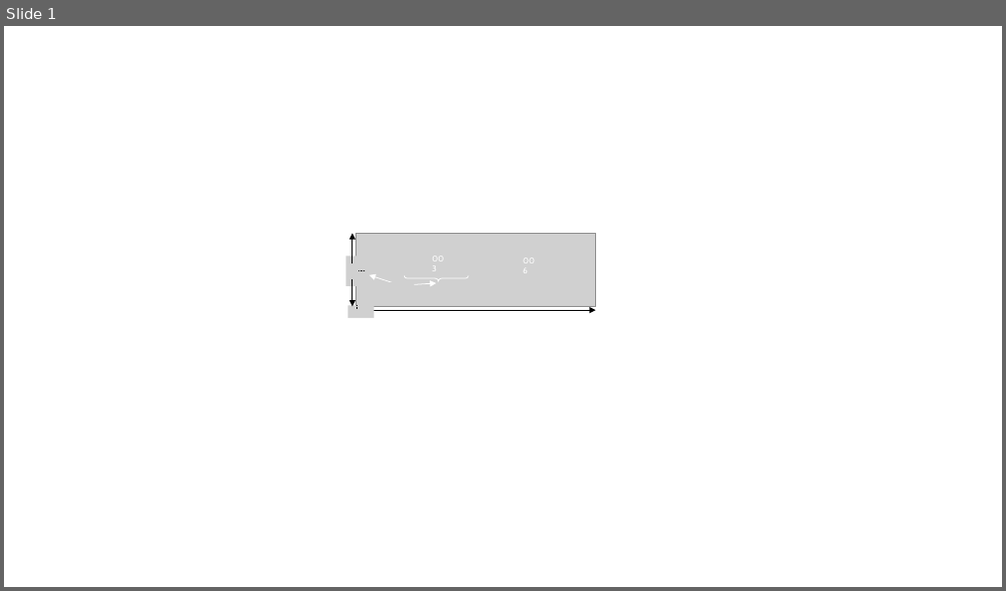
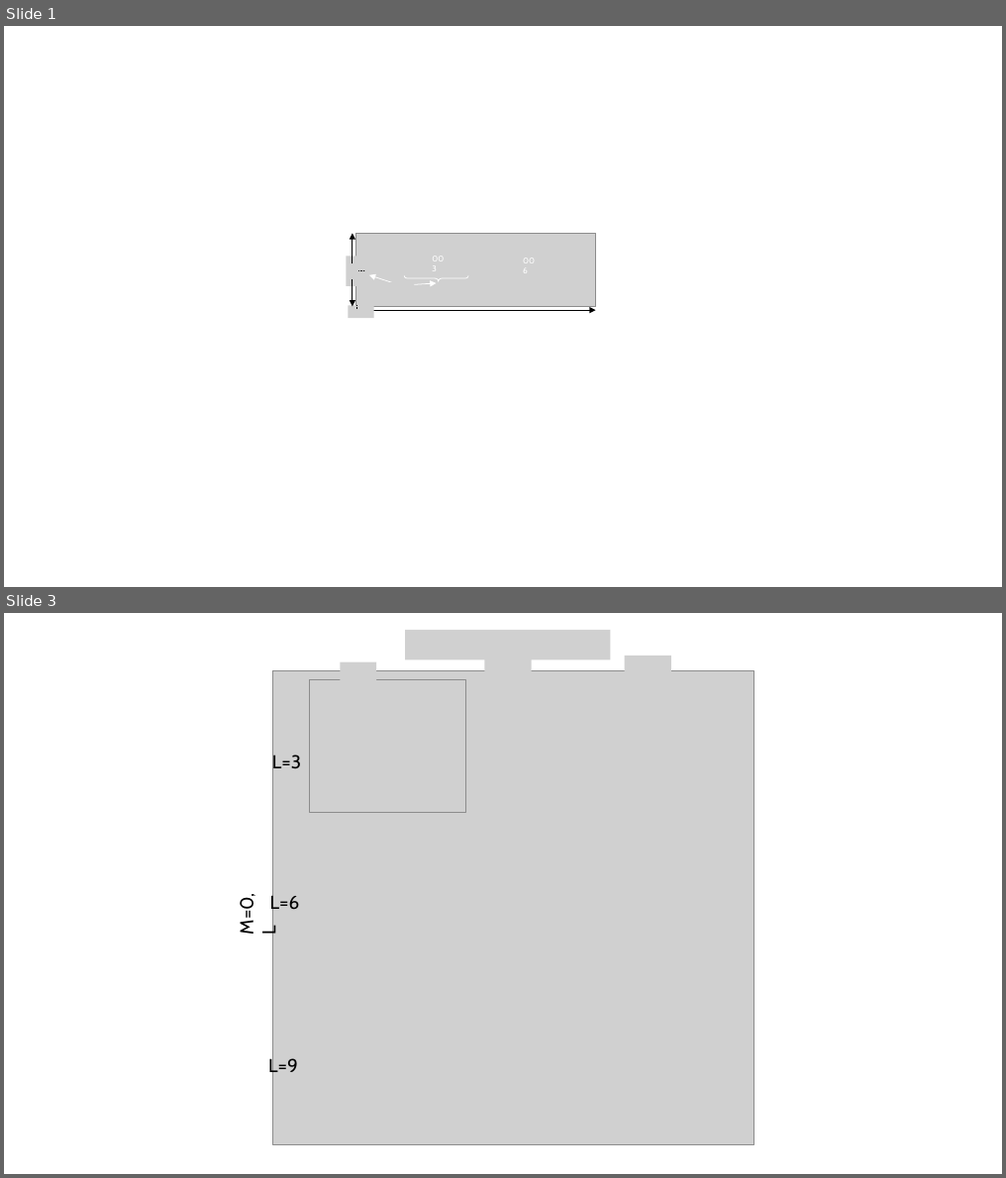
Before and after one commit to DVBeckwitt/2D-Manuscript-Draft, a slide deck: figures/results_ordered/starshape.pptx. Shown one above the other, each under a label of ours: slide 1 before the commit, slides 1 and 3 after it; the slides between them are not shown. The pictures are 1006x591 and 1006x1178 pixels, drawn with LibreOffice and Linux fonts; fonts in the diff are those of the drawing; grey boxes stand for pictures. Boxes give left, top, right and bottom in pixels: in the first picture for what was removed or moved away, otherwise in the second. Text is boxed around its words. In the diff, an @@ line names an element or a change of style, - is before the commit and + after.

```diff
--- a/figures/results_ordered/starshape.pptx
+++ b/figures/results_ordered/starshape.pptx
@@ slide 3 added at bbox=[4, 613, 1002, 1174], background #FFFFFF @@
@@ picture added at bbox=[405, 630, 611, 660] @@
@@ picture added at bbox=[272, 670, 754, 1146] @@
@@ picture added at bbox=[341, 663, 377, 692] @@
@@ picture added at bbox=[484, 656, 532, 685] @@
@@ picture added at bbox=[625, 656, 672, 685] @@
@@ picture added at bbox=[310, 679, 466, 813] @@
@@ text added at bbox=[272, 753, 301, 773], 18 pt, text #000000 @@
+L=3
@@ text added at bbox=[236, 897, 280, 935], 18 pt, text #000000 @@
+M=0, L
@@ text added at bbox=[270, 893, 300, 914], 18 pt, text #000000 @@
+L=6
@@ text added at bbox=[268, 1058, 298, 1078], 18 pt, text #000000 @@
+L=9
```
Also in this commit, not shown: 1 other slide added, 12 other files.
